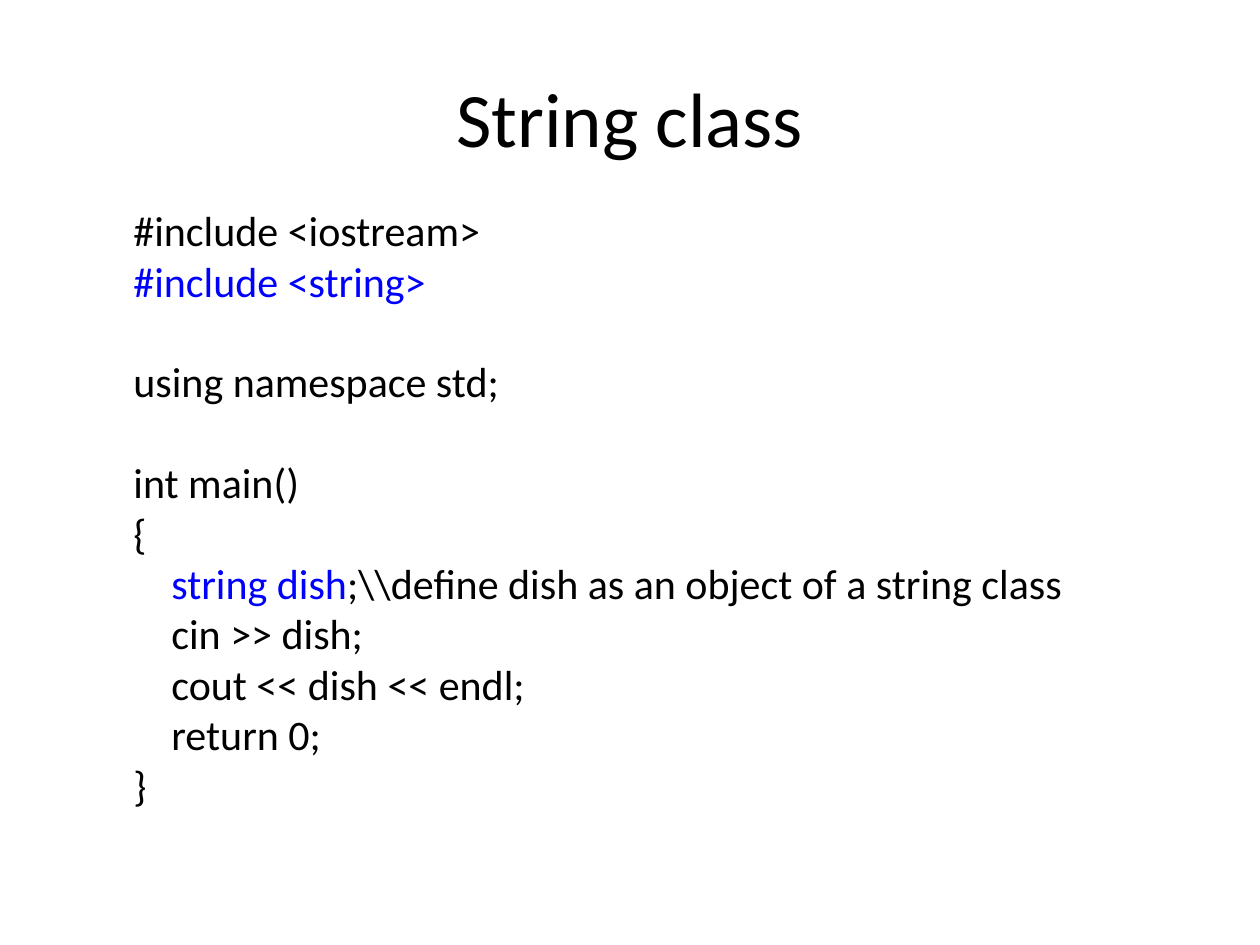
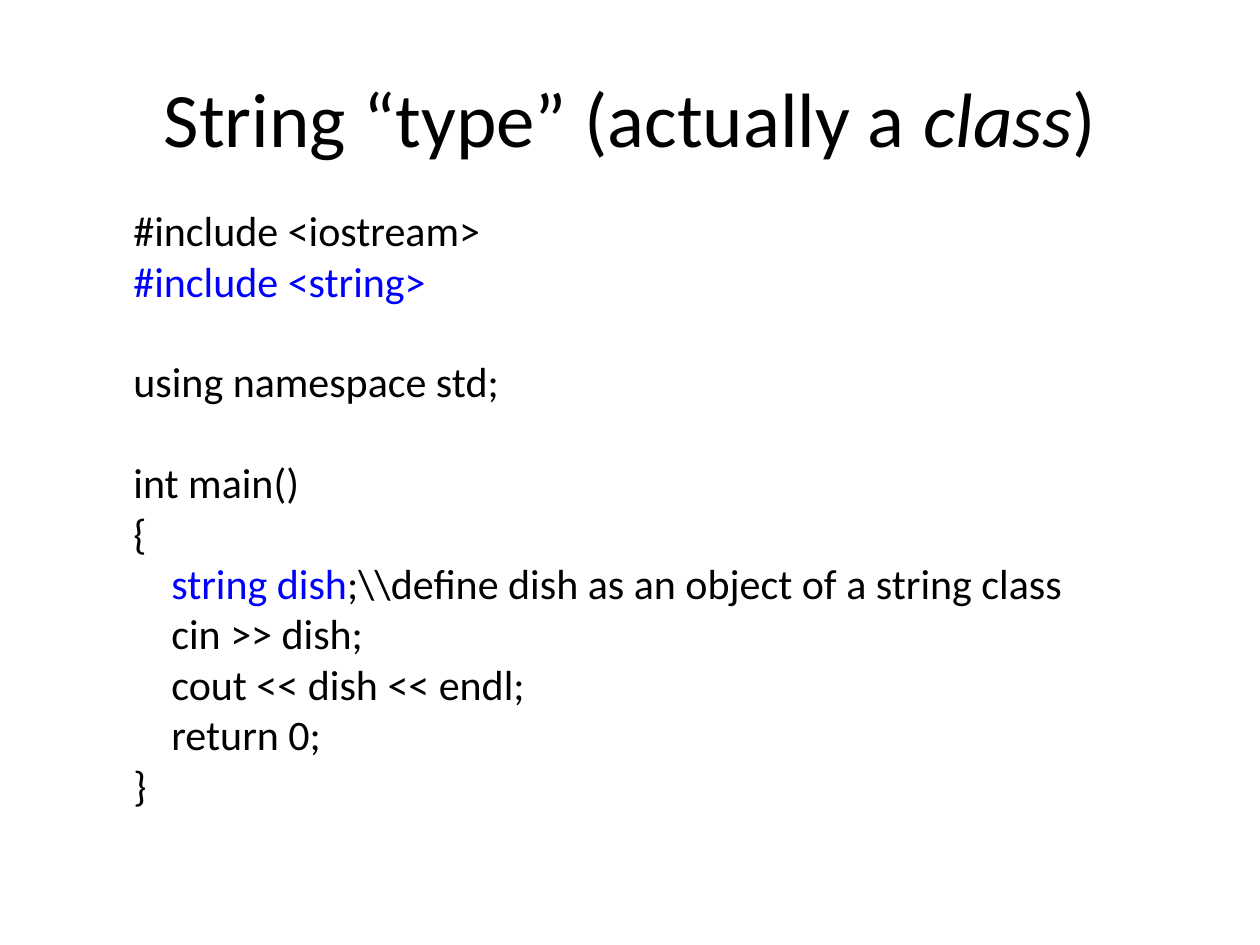
Before and after one commit to bwkeller/Computational_Physics, a slide deck: slide 21 of Slides/03_Arrays_Strings.odp. Drawn at 1260x945 pixels with LibreOffice and Linux fonts; fonts in the diff are those of the drawing. Boxes give left, top, right and bottom in pixels: in the first picture for what was removed or moved away, otherwise in the second. Text is boxed around its words. In the diff, an @@ line names an element or a change of style, - is before the commit and + after.

```diff
--- a/Slides/03_Arrays_Strings.odp
+++ b/Slides/03_Arrays_Strings.odp
@@ title at box(164, 91, 1096, 161): text changed @@
-String class
+String “type” (actually a class)
```
Also in this commit, not shown: 2 other slides changed, 9 slides removed, 3 other files.
